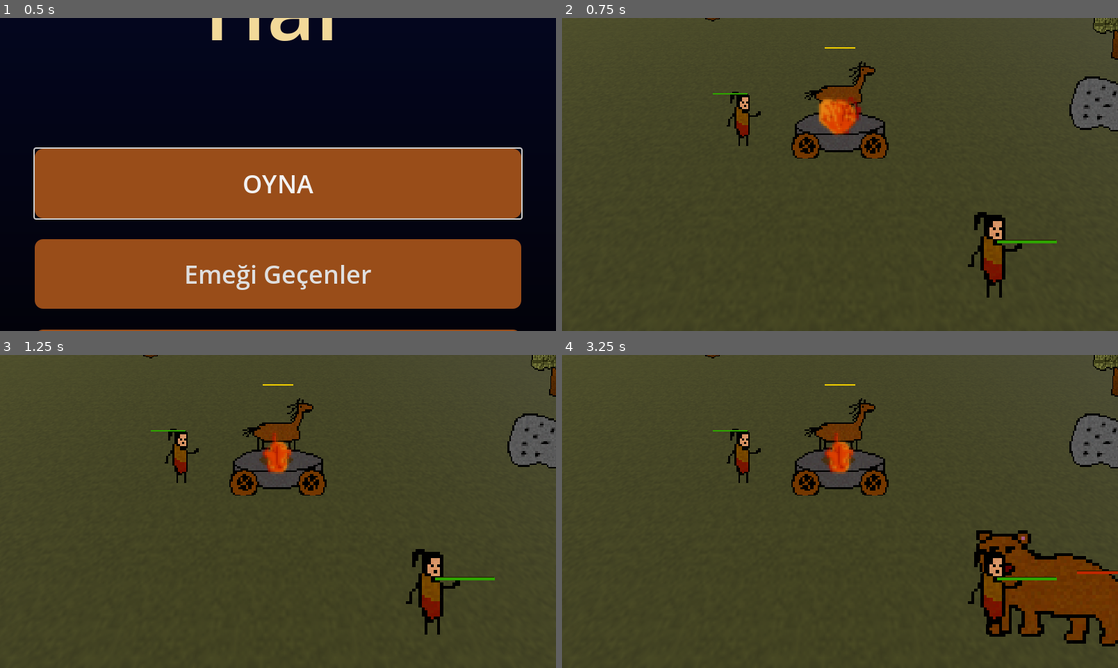
Above: before the commit, frames 1-4 (two rows, left to right).
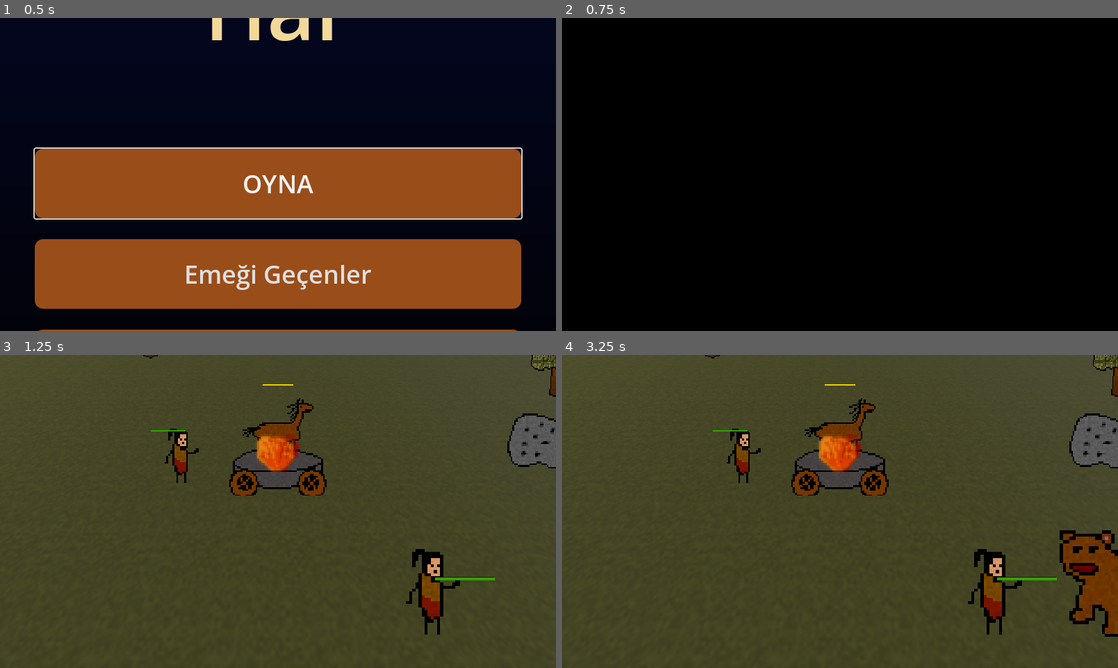
Above: after the commit, the same moments.

Repository: EnesBaytekin/har
Game: Godot game, scene res://scenes/menu/menu.tscn
Two runs of this game, one before a commit and one after it. Both use one fixed random seed, a clock stepped at 60 frames per second and the inputs below.
Inputs (mouse positions are in pixels of both pictures, inside the frame that each line leads up to):
- Up to frame 1 (0.5 s): no input
- Up to frame 2 (0.75 s): click "OYNA" at 0.5 s
- Up to frame 3 (1.25 s): no input
- Up to frame 4 (3.25 s): tap Enter at 1.25, 2.85 s; move the mouse to (962, 495) at 1.27 s; tap 8 at 1.35 s; click (962, 495) at 1.42 s; tap Space at 1.52, 2.27 s; move the mouse to (728, 527) at 2.02 s; tap 9 at 2.1 s; click (728, 527) at 2.17 s; move the mouse to (895, 442) at 2.77 s; click (895, 442) at 2.92 s

Frame 1 is identical in both runs. In frame 2, 98% of the frame differs, in the area x 0-100%, y 0-100%; in frame 3, 0.6%; in frame 4, 5.9%.

Commit message:
feat: add sound effects and SFX manager for gameplay interactions

Diff:
--- /dev/null
+++ b/default_bus_layout.tres
@@ -0,0 +1,12 @@
+[gd_resource type="AudioBusLayout" load_steps=1 format=3]
+
+[resource]
+bus/0/name="Master"
+bus/0/volume_db=0.0
+bus/0/send=""
+bus/1/name="Music"
+bus/1/volume_db=-6.0
+bus/1/send="Master"
+bus/2/name="SFX"
+bus/2/volume_db=0.0
+bus/2/send="Master"
--- a/project.godot
+++ b/project.godot
@@ -19,6 +19,7 @@
 
 global_input="*res://scenes/global/global_input.gd"
 MusicManager="*res://scenes/global/music_manager.gd"
+SFXManager="*res://scenes/global/sfx_manager.gd"
 
 [display]
 
--- a/scenes/bear/bear.gd
+++ b/scenes/bear/bear.gd
@@ -95,6 +95,7 @@
 
 				if dist < attack_range and _attack_timer <= 0:
 					if _target.has_method("take_damage") and is_instance_valid(_target):
+						SFXManager.play_sfx("bear")
 						print("Bear attacks! dist=", dist, " damage=", damage)
 						var dmg := damage
 						if _target.is_in_group(&"wolves"):
@@ -173,6 +174,7 @@
 
 				if dist < attack_range and _attack_timer <= 0:
 					if _enrage_target.has_method("take_damage"):
+						SFXManager.play_sfx("bear")
 						_enrage_target.take_damage(damage)
 					_attack_timer = attack_cooldown * 0.7
 			else:
--- a/scenes/cinematic_player/cinematic_player.gd
+++ b/scenes/cinematic_player/cinematic_player.gd
@@ -7,8 +7,6 @@
 
 
 func _ready():
-	MusicManager.stop_music()
-
 	if video_path.is_empty():
 		_goto_next()
 		return
--- /dev/null
+++ b/scenes/global/sfx_manager.gd
@@ -0,0 +1,59 @@
+extends Node
+
+const SFX_DIR := "res://assets/sfx/"
+
+const SFX_FILES: Dictionary = {
+	"bear": "bear.ogg",
+	"die": "die.ogg",
+	"eating": "eating.ogg",
+	"horse": "horse.ogg",
+	"horse_eating": "horse-eating.ogg",
+	"pickaxe": "pickaxe.ogg",
+	"wolf_au": "wolf-au.ogg",
+}
+
+const FIRE_PATH := "res://assets/sfx/fire.mp3"
+
+var _streams: Dictionary = {}
+var _fire_stream: AudioStreamMP3
+
+# One-shot player — reused, stops previous sound if overlapping
+var _sfx_player: AudioStreamPlayer
+# Dedicated fire player — persists while fire burns
+var _fire_player: AudioStreamPlayer
+
+
+func _ready() -> void:
+	for name in SFX_FILES:
+		_streams[name] = load(SFX_DIR + SFX_FILES[name]) as AudioStreamOggVorbis
+
+	_fire_stream = load(FIRE_PATH) as AudioStreamMP3
+	_fire_stream.loop = true
+
+	_sfx_player = AudioStreamPlayer.new()
+	_sfx_player.bus = "SFX"
+	add_child(_sfx_player)
+
+	_fire_player = AudioStreamPlayer.new()
+	_fire_player.bus = "SFX"
+	_fire_player.stream = _fire_stream
+	add_child(_fire_player)
+
+
+func play_sfx(name: StringName) -> void:
+	var stream: AudioStreamOggVorbis = _streams.get(name, null)
+	if stream == null:
+		push_warning("SFXManager: unknown sfx '%s'" % name)
+		return
+	_sfx_player.stream = stream
+	_sfx_player.play()
+
+
+func play_fire() -> void:
+	if _fire_player.playing:
+		return
+	_fire_player.play()
+
+
+func stop_fire() -> void:
+	_fire_player.stop()
--- a/scenes/horse/horse.gd
+++ b/scenes/horse/horse.gd
@@ -94,6 +94,7 @@
 	fill.offset.x = (64.0 - w) / -2.0
 ## Atı besle (player tarafından çağrılır).
 func feed(amount: float) -> void:
+	SFXManager.play_sfx("horse_eating")
 	_hunger = minf(_hunger + amount, max_hunger)
 	_update_hunger_bar()
 
@@ -101,6 +102,7 @@
 func mount_player(player: Node3D) -> bool:
 	if rider_player_id >= 0:
 		return false
+	SFXManager.play_sfx("horse")
 	rider_node = player
 	rider_player_id = player.get("player_id") as int
 	_mount_ready = false
--- a/scenes/menu/menu.gd
+++ b/scenes/menu/menu.gd
@@ -21,7 +21,8 @@
 	$VBoxContainer/PlayButton.grab_focus()
 
 func _on_play():
-	get_tree().change_scene_to_file("res://scenes/test/test_scene.tscn")
+	MusicManager.stop_music()
+	get_tree().change_scene_to_file("res://scenes/intro_cinematic/intro_cinematic.tscn")
 
 func _on_credits():
 	get_tree().change_scene_to_file("res://scenes/credits/credits.tscn")
--- a/scenes/player/player.gd
+++ b/scenes/player/player.gd
@@ -131,6 +131,7 @@
 func _eat_cooked_meat() -> void:
 	if carried_item_type != ItemType.COOKED_MEAT:
 		return
+	SFXManager.play_sfx("eating")
 	health = minf(health + 3, max_health)
 	_update_health_bar()
 	carried_item_type = -1
@@ -205,6 +206,7 @@
 	fill.offset.x = (64.0 - w) / -2.0
 
 func _die_and_respawn():
+	SFXManager.play_sfx("die")
 	set_process(false)
 	set_physics_process(false)
 	visible = false
@@ -267,6 +269,7 @@
 func _play_pickaxe_anim():
 	if _is_pickaxing:
 		return
+	SFXManager.play_sfx("pickaxe")
 	_is_pickaxing = true
 	var sprite := $Sprite3D as Sprite3D
 	if not sprite:
--- a/scenes/wagon/wagon.gd
+++ b/scenes/wagon/wagon.gd
@@ -9,8 +9,13 @@
 ## Ateş seviyesi (0=hiç yok, 4=maksimum)
 @export var fire_level: int = 0:
 	set(value):
+		var old_level := fire_level
 		fire_level = clampi(value, 0, 4)
 		_update_texture()
+		if old_level <= 0 and fire_level > 0:
+			SFXManager.play_fire()
+		elif old_level > 0 and fire_level <= 0:
+			SFXManager.stop_fire()
 	get():
 		return fire_level
 ## Ateşin sönme hızı (seviye/saniye)
--- a/scenes/wolf/wolf.gd
+++ b/scenes/wolf/wolf.gd
@@ -64,6 +64,7 @@
 				elif _howl_cooldown <= 0:
 					_state = State.HOWLING
 					_state_timer = 1.5
+					SFXManager.play_sfx("wolf_au")
 					var s := $Sprite3D as Sprite3D
 					if s:
 						s.texture = load("res://assets/sprites/wolf-au.png")
Not shown, added: assets/sfx/bear.ogg.import
Not shown, added: assets/sfx/die.ogg.import
Not shown, added: assets/sfx/eating.ogg.import
Not shown, added: assets/sfx/fire.mp3.import
Not shown, added: assets/sfx/horse-eating.ogg.import
Not shown, added: assets/sfx/horse.ogg.import
Not shown, added: assets/sfx/pickaxe.ogg.import
Not shown, added: assets/sfx/wolf-au.ogg.import
Not shown, added: scenes/global/sfx_manager.gd.uid
Not shown, added: assets/sfx/bear.ogg
Not shown, added: assets/sfx/die.ogg
Not shown, added: assets/sfx/eating.ogg
(and 5 more such lines)
